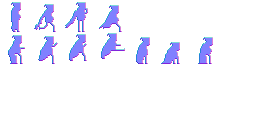
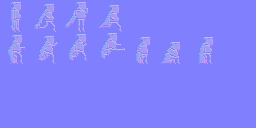
Before/after of a 256 x 128 layered artwork. What changed in the layer stack:
added layer "Layer 8" above "Layer 7" over [139, 47, 143, 52]
added layer "Layer 7" above "Layer 6" over [13, 2, 212, 92]
added layer "Layer 6" above "Layer 5" over [8, 2, 213, 64]
added layer "Layer 5" above "Layer 4" over [13, 19, 211, 60]
added layer "Layer 4" above "hornes_hoppe7" over [8, 2, 213, 64]
moved "hornes_hoppe7" above "Layer 3", painted on it over [8, 2, 213, 64]
hid "Layer 1", painted on it over [8, 2, 213, 64]
removed layer "hornes_gaa4" over [34, 2, 122, 32]
removed layer "player" over [11, 2, 21, 32]
added layer "Layer 2" over [0, 0, 256, 128]
